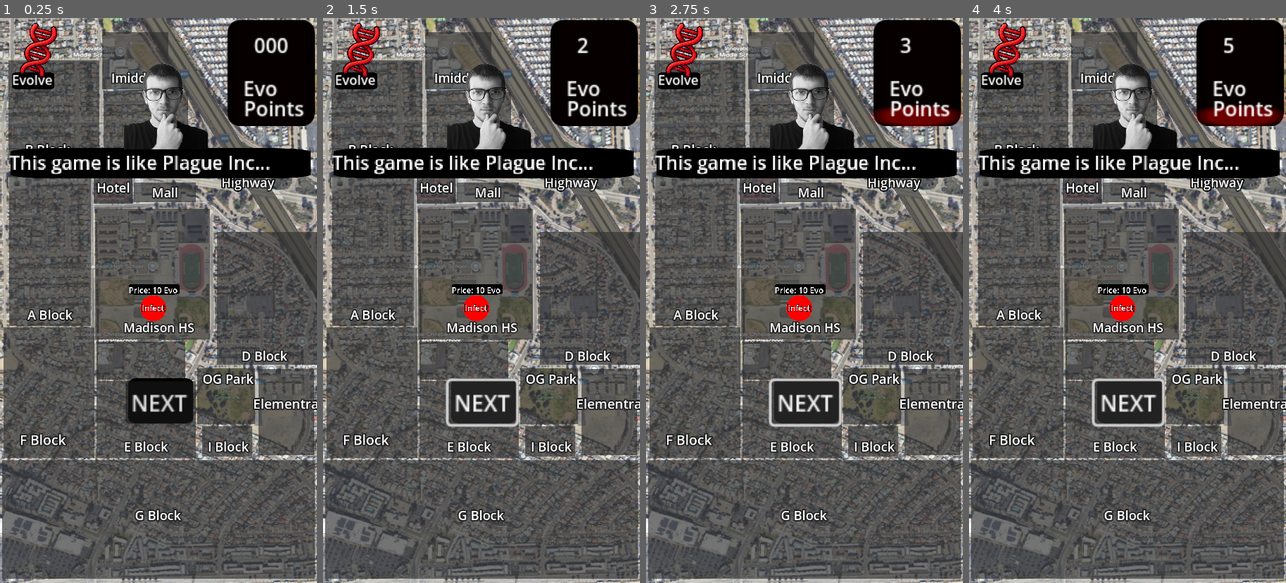
Above: before the commit, frames 1-4 (left to right).
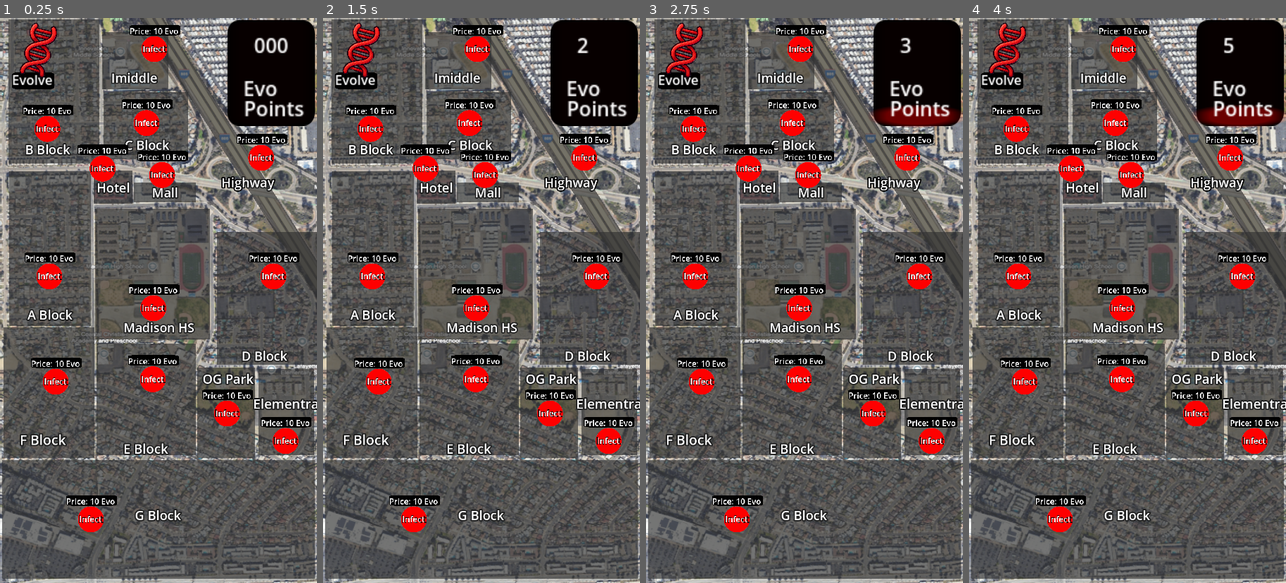
Above: after the commit, the same moments.

Repository: had2020/Slient_Killer
Game: Godot game, scene res://levels/world.tscn
The game is run twice, just before and just after one commit, with the same random seed, the same clock (stepped at 60 frames per second) and the same inputs. Sound files missing from this copy of the repository are replaced by a short silence.
Inputs (mouse positions are in pixels of both pictures, inside the frame that each line leads up to):
- Up to frame 1 (0.25 s): no input
- Up to frame 2 (1.5 s): click (475, 306) at 0.52 s; click (481, 402) at 1.25 s, where only the run before the commit has a clickable "NEXT"
- Up to frame 3 (2.75 s): click (804, 402) at 2 s, where only the run before the commit has a clickable "NEXT"
- Up to frame 4 (4 s): click (1121, 306) at 2.77 s; click (1127, 402) at 3.5 s, where only the run before the commit has a clickable "NEXT"

The runs differ from the first frame. In frame 1, 17% of the frame differs, in the area x 2-99%, y 0-91%; in frame 2, 17%; in frame 3, 17%; in frame 4, 17%.

Commit message:
Update world.tscn

Diff:
--- a/slient_killer/levels/world.tscn
+++ b/slient_killer/levels/world.tscn
@@ -117,6 +117,7 @@
 text = "      "
 
 [node name="story" type="Control" parent="Gui"]
+visible = false
 anchors_preset = 0
 offset_right = 40.0
 offset_bottom = 40.0
@@ -648,6 +649,812 @@
 scale = Vector2(0.784563, 0.161049)
 texture = ExtResource("4_712nc")
 
+[node name="A block" type="Control" parent="Gui/Zones"]
+anchors_preset = 0
+offset_left = 73.0
+offset_top = 474.0
+offset_right = 113.0
+offset_bottom = 514.0
+scale = Vector2(1.03512, 1.03512)
+
+[node name="Button" type="Button" parent="Gui/Zones/A block"]
+self_modulate = Color(1, 1, 1, 0)
+layout_mode = 0
+offset_left = -1.0
+offset_top = 24.0
+offset_right = 52.0
+offset_bottom = 55.0
+scale = Vector2(1, 1.72)
+text = "    "
+
+[node name="Reddot" type="Sprite2D" parent="Gui/Zones/A block"]
+z_index = -2
+texture_filter = 1
+position = Vector2(26, 50)
+scale = Vector2(0.168407, 0.168407)
+texture = ExtResource("10_lmpr0")
+
+[node name="Label" type="Label" parent="Gui/Zones/A block"]
+texture_filter = 1
+layout_mode = 0
+offset_left = 3.0
+offset_top = 38.0
+offset_right = 48.0
+offset_bottom = 61.0
+text = "Infect"
+
+[node name="Label2" type="Label" parent="Gui/Zones/A block"]
+modulate = Color(0, 0, 0, 1)
+z_index = -1
+texture_filter = 1
+layout_mode = 0
+offset_left = 1.0
+offset_top = 35.0
+offset_right = 46.0
+offset_bottom = 58.0
+scale = Vector2(1.12, 1.24)
+text = "Infect"
+
+[node name="cost" type="Label" parent="Gui/Zones/A block"]
+texture_filter = 1
+layout_mode = 0
+offset_left = -23.0
+offset_top = 3.0
+offset_right = 78.0
+offset_bottom = 26.0
+text = "Price: 10 Evo"
+
+[node name="Back" type="Sprite2D" parent="Gui/Zones/A block/cost"]
+modulate = Color(0, 0, 0, 1)
+z_index = -1
+position = Vector2(50, 10)
+scale = Vector2(0.784563, 0.161049)
+texture = ExtResource("4_712nc")
+
+[node name="B block" type="Control" parent="Gui/Zones"]
+anchors_preset = 0
+offset_left = 69.0
+offset_top = 173.0
+offset_right = 109.0
+offset_bottom = 213.0
+scale = Vector2(1.03512, 1.03512)
+
+[node name="Button" type="Button" parent="Gui/Zones/B block"]
+self_modulate = Color(1, 1, 1, 0)
+layout_mode = 0
+offset_left = -1.0
+offset_top = 24.0
+offset_right = 52.0
+offset_bottom = 55.0
+scale = Vector2(1, 1.72)
+text = "    "
+
+[node name="Reddot" type="Sprite2D" parent="Gui/Zones/B block"]
+z_index = -2
+texture_filter = 1
+position = Vector2(26, 50)
+scale = Vector2(0.168407, 0.168407)
+texture = ExtResource("10_lmpr0")
+
+[node name="Label" type="Label" parent="Gui/Zones/B block"]
+texture_filter = 1
+layout_mode = 0
+offset_left = 3.0
+offset_top = 38.0
+offset_right = 48.0
+offset_bottom = 61.0
+text = "Infect"
+
+[node name="Label2" type="Label" parent="Gui/Zones/B block"]
+modulate = Color(0, 0, 0, 1)
+z_index = -1
+texture_filter = 1
+layout_mode = 0
+offset_left = 1.0
+offset_top = 35.0
+offset_right = 46.0
+offset_bottom = 58.0
+scale = Vector2(1.12, 1.24)
+text = "Infect"
+
+[node name="cost" type="Label" parent="Gui/Zones/B block"]
+texture_filter = 1
+layout_mode = 0
+offset_left = -23.0
+offset_top = 3.0
+offset_right = 78.0
+offset_bottom = 26.0
+text = "Price: 10 Evo"
+
+[node name="Back" type="Sprite2D" parent="Gui/Zones/B block/cost"]
+modulate = Color(0, 0, 0, 1)
+z_index = -1
+position = Vector2(50, 10)
+scale = Vector2(0.784563, 0.161049)
+texture = ExtResource("4_712nc")
+
+[node name="C block" type="Control" parent="Gui/Zones"]
+anchors_preset = 0
+offset_left = 272.0
+offset_top = 161.0
+offset_right = 312.0
+offset_bottom = 201.0
+scale = Vector2(1.03512, 1.03512)
+
+[node name="Button" type="Button" parent="Gui/Zones/C block"]
+self_modulate = Color(1, 1, 1, 0)
+layout_mode = 0
+offset_left = -1.0
+offset_top = 24.0
+offset_right = 52.0
+offset_bottom = 55.0
+scale = Vector2(1, 1.72)
+text = "    "
+
+[node name="Reddot" type="Sprite2D" parent="Gui/Zones/C block"]
+z_index = -2
+texture_filter = 1
+position = Vector2(26, 50)
+scale = Vector2(0.168407, 0.168407)
+texture = ExtResource("10_lmpr0")
+
+[node name="Label" type="Label" parent="Gui/Zones/C block"]
+texture_filter = 1
+layout_mode = 0
+offset_left = 3.0
+offset_top = 38.0
+offset_right = 48.0
+offset_bottom = 61.0
+text = "Infect"
+
+[node name="Label2" type="Label" parent="Gui/Zones/C block"]
+modulate = Color(0, 0, 0, 1)
+z_index = -1
+texture_filter = 1
+layout_mode = 0
+offset_left = 1.0
+offset_top = 35.0
+offset_right = 46.0
+offset_bottom = 58.0
+scale = Vector2(1.12, 1.24)
+text = "Infect"
+
+[node name="cost" type="Label" parent="Gui/Zones/C block"]
+texture_filter = 1
+layout_mode = 0
+offset_left = -23.0
+offset_top = 3.0
+offset_right = 78.0
+offset_bottom = 26.0
+text = "Price: 10 Evo"
+
+[node name="Back" type="Sprite2D" parent="Gui/Zones/C block/cost"]
+modulate = Color(0, 0, 0, 1)
+z_index = -1
+position = Vector2(50, 10)
+scale = Vector2(0.784563, 0.161049)
+texture = ExtResource("4_712nc")
+
+[node name="Imiddle" type="Control" parent="Gui/Zones"]
+anchors_preset = 0
+offset_left = 288.0
+offset_top = 10.0
+offset_right = 328.0
+offset_bottom = 50.0
+scale = Vector2(1.03512, 1.03512)
+
+[node name="Button" type="Button" parent="Gui/Zones/Imiddle"]
+self_modulate = Color(1, 1, 1, 0)
+layout_mode = 0
+offset_left = -1.0
+offset_top = 24.0
+offset_right = 52.0
+offset_bottom = 55.0
+scale = Vector2(1, 1.72)
+text = "    "
+
+[node name="Reddot" type="Sprite2D" parent="Gui/Zones/Imiddle"]
+z_index = -2
+texture_filter = 1
+position = Vector2(26, 50)
+scale = Vector2(0.168407, 0.168407)
+texture = ExtResource("10_lmpr0")
+
+[node name="Label" type="Label" parent="Gui/Zones/Imiddle"]
+texture_filter = 1
+layout_mode = 0
+offset_left = 3.0
+offset_top = 38.0
+offset_right = 48.0
+offset_bottom = 61.0
+text = "Infect"
+
+[node name="Label2" type="Label" parent="Gui/Zones/Imiddle"]
+modulate = Color(0, 0, 0, 1)
+z_index = -1
+texture_filter = 1
+layout_mode = 0
+offset_left = 1.0
+offset_top = 35.0
+offset_right = 46.0
+offset_bottom = 58.0
+scale = Vector2(1.12, 1.24)
+text = "Infect"
+
+[node name="cost" type="Label" parent="Gui/Zones/Imiddle"]
+texture_filter = 1
+layout_mode = 0
+offset_left = -23.0
+offset_top = 3.0
+offset_right = 78.0
+offset_bottom = 26.0
+text = "Price: 10 Evo"
+
+[node name="Back" type="Sprite2D" parent="Gui/Zones/Imiddle/cost"]
+modulate = Color(0, 0, 0, 1)
+z_index = -1
+position = Vector2(50, 10)
+scale = Vector2(0.784563, 0.161049)
+texture = ExtResource("4_712nc")
+
+[node name="Highway" type="Control" parent="Gui/Zones"]
+anchors_preset = 0
+offset_left = 507.0
+offset_top = 232.0
+offset_right = 547.0
+offset_bottom = 272.0
+scale = Vector2(1.03512, 1.03512)
+
+[node name="Button" type="Button" parent="Gui/Zones/Highway"]
+self_modulate = Color(1, 1, 1, 0)
+layout_mode = 0
+offset_left = -1.0
+offset_top = 24.0
+offset_right = 52.0
+offset_bottom = 55.0
+scale = Vector2(1, 1.72)
+text = "    "
+
+[node name="Reddot" type="Sprite2D" parent="Gui/Zones/Highway"]
+z_index = -2
+texture_filter = 1
+position = Vector2(26, 50)
+scale = Vector2(0.168407, 0.168407)
+texture = ExtResource("10_lmpr0")
+
+[node name="Label" type="Label" parent="Gui/Zones/Highway"]
+texture_filter = 1
+layout_mode = 0
+offset_left = 3.0
+offset_top = 38.0
+offset_right = 48.0
+offset_bottom = 61.0
+text = "Infect"
+
+[node name="Label2" type="Label" parent="Gui/Zones/Highway"]
+modulate = Color(0, 0, 0, 1)
+z_index = -1
+texture_filter = 1
+layout_mode = 0
+offset_left = 1.0
+offset_top = 35.0
+offset_right = 46.0
+offset_bottom = 58.0
+scale = Vector2(1.12, 1.24)
+text = "Infect"
+
+[node name="cost" type="Label" parent="Gui/Zones/Highway"]
+texture_filter = 1
+layout_mode = 0
+offset_left = -23.0
+offset_top = 3.0
+offset_right = 78.0
+offset_bottom = 26.0
+text = "Price: 10 Evo"
+
+[node name="Back" type="Sprite2D" parent="Gui/Zones/Highway/cost"]
+modulate = Color(0, 0, 0, 1)
+z_index = -1
+position = Vector2(50, 10)
+scale = Vector2(0.784563, 0.161049)
+texture = ExtResource("4_712nc")
+
+[node name="Hotel" type="Control" parent="Gui/Zones"]
+anchors_preset = 0
+offset_left = 182.0
+offset_top = 254.0
+offset_right = 222.0
+offset_bottom = 294.0
+scale = Vector2(1.03512, 1.03512)
+
+[node name="Button" type="Button" parent="Gui/Zones/Hotel"]
+self_modulate = Color(1, 1, 1, 0)
+layout_mode = 0
+offset_left = -1.0
+offset_top = 24.0
+offset_right = 52.0
+offset_bottom = 55.0
+scale = Vector2(1, 1.72)
+text = "    "
+
+[node name="Reddot" type="Sprite2D" parent="Gui/Zones/Hotel"]
+z_index = -2
+texture_filter = 1
+position = Vector2(26, 50)
+scale = Vector2(0.168407, 0.168407)
+texture = ExtResource("10_lmpr0")
+
+[node name="Label" type="Label" parent="Gui/Zones/Hotel"]
+texture_filter = 1
+layout_mode = 0
+offset_left = 3.0
+offset_top = 38.0
+offset_right = 48.0
+offset_bottom = 61.0
+text = "Infect"
+
+[node name="Label2" type="Label" parent="Gui/Zones/Hotel"]
+modulate = Color(0, 0, 0, 1)
+z_index = -1
+texture_filter = 1
+layout_mode = 0
+offset_left = 1.0
+offset_top = 35.0
+offset_right = 46.0
+offset_bottom = 58.0
+scale = Vector2(1.12, 1.24)
+text = "Infect"
+
+[node name="cost" type="Label" parent="Gui/Zones/Hotel"]
+texture_filter = 1
+layout_mode = 0
+offset_left = -23.0
+offset_top = 3.0
+offset_right = 78.0
+offset_bottom = 26.0
+text = "Price: 10 Evo"
+
+[node name="Back" type="Sprite2D" parent="Gui/Zones/Hotel/cost"]
+modulate = Color(0, 0, 0, 1)
+z_index = -1
+position = Vector2(50, 10)
+scale = Vector2(0.784563, 0.161049)
+texture = ExtResource("4_712nc")
+
+[node name="Mall" type="Control" parent="Gui/Zones"]
+anchors_preset = 0
+offset_left = 304.0
+offset_top = 267.0
+offset_right = 344.0
+offset_bottom = 307.0
+scale = Vector2(1.03512, 1.03512)
+
+[node name="Button" type="Button" parent="Gui/Zones/Mall"]
+self_modulate = Color(1, 1, 1, 0)
+layout_mode = 0
+offset_left = -1.0
+offset_top = 24.0
+offset_right = 52.0
+offset_bottom = 55.0
+scale = Vector2(1, 1.72)
+text = "    "
+
+[node name="Reddot" type="Sprite2D" parent="Gui/Zones/Mall"]
+z_index = -2
+texture_filter = 1
+position = Vector2(26, 50)
+scale = Vector2(0.168407, 0.168407)
+texture = ExtResource("10_lmpr0")
+
+[node name="Label" type="Label" parent="Gui/Zones/Mall"]
+texture_filter = 1
+layout_mode = 0
+offset_left = 3.0
+offset_top = 38.0
+offset_right = 48.0
+offset_bottom = 61.0
+text = "Infect"
+
+[node name="Label2" type="Label" parent="Gui/Zones/Mall"]
+modulate = Color(0, 0, 0, 1)
+z_index = -1
+texture_filter = 1
+layout_mode = 0
+offset_left = 1.0
+offset_top = 35.0
+offset_right = 46.0
+offset_bottom = 58.0
+scale = Vector2(1.12, 1.24)
+text = "Infect"
+
+[node name="cost" type="Label" parent="Gui/Zones/Mall"]
+texture_filter = 1
+layout_mode = 0
+offset_left = -23.0
+offset_top = 3.0
+offset_right = 78.0
+offset_bottom = 26.0
+text = "Price: 10 Evo"
+
+[node name="Back" type="Sprite2D" parent="Gui/Zones/Mall/cost"]
+modulate = Color(0, 0, 0, 1)
+z_index = -1
+position = Vector2(50, 10)
+scale = Vector2(0.784563, 0.161049)
+texture = ExtResource("4_712nc")
+
+[node name="D block" type="Control" parent="Gui/Zones"]
+anchors_preset = 0
+offset_left = 532.0
+offset_top = 474.0
+offset_right = 572.0
+offset_bottom = 514.0
+scale = Vector2(1.03512, 1.03512)
+
+[node name="Button" type="Button" parent="Gui/Zones/D block"]
+self_modulate = Color(1, 1, 1, 0)
+layout_mode = 0
+offset_left = -1.0
+offset_top = 24.0
+offset_right = 52.0
+offset_bottom = 55.0
+scale = Vector2(1, 1.72)
+text = "    "
+
+[node name="Reddot" type="Sprite2D" parent="Gui/Zones/D block"]
+z_index = -2
+texture_filter = 1
+position = Vector2(26, 50)
+scale = Vector2(0.168407, 0.168407)
+texture = ExtResource("10_lmpr0")
+
+[node name="Label" type="Label" parent="Gui/Zones/D block"]
+texture_filter = 1
+layout_mode = 0
+offset_left = 3.0
+offset_top = 38.0
+offset_right = 48.0
+offset_bottom = 61.0
+text = "Infect"
+
+[node name="Label2" type="Label" parent="Gui/Zones/D block"]
+modulate = Color(0, 0, 0, 1)
+z_index = -1
+texture_filter = 1
+layout_mode = 0
+offset_left = 1.0
+offset_top = 35.0
+offset_right = 46.0
+offset_bottom = 58.0
+scale = Vector2(1.12, 1.24)
+text = "Infect"
+
+[node name="cost" type="Label" parent="Gui/Zones/D block"]
+texture_filter = 1
+layout_mode = 0
+offset_left = -23.0
+offset_top = 3.0
+offset_right = 78.0
+offset_bottom = 26.0
+text = "Price: 10 Evo"
+
+[node name="Back" type="Sprite2D" parent="Gui/Zones/D block/cost"]
+modulate = Color(0, 0, 0, 1)
+z_index = -1
+position = Vector2(50, 10)
+scale = Vector2(0.784563, 0.161049)
+texture = ExtResource("4_712nc")
+
+[node name="E block" type="Control" parent="Gui/Zones"]
+anchors_preset = 0
+offset_left = 285.0
+offset_top = 684.0
+offset_right = 325.0
+offset_bottom = 724.0
+scale = Vector2(1.03512, 1.03512)
+
+[node name="Button" type="Button" parent="Gui/Zones/E block"]
+self_modulate = Color(1, 1, 1, 0)
+layout_mode = 0
+offset_left = -1.0
+offset_top = 24.0
+offset_right = 52.0
+offset_bottom = 55.0
+scale = Vector2(1, 1.72)
+text = "    "
+
+[node name="Reddot" type="Sprite2D" parent="Gui/Zones/E block"]
+z_index = -2
+texture_filter = 1
+position = Vector2(26, 50)
+scale = Vector2(0.168407, 0.168407)
+texture = ExtResource("10_lmpr0")
+
+[node name="Label" type="Label" parent="Gui/Zones/E block"]
+texture_filter = 1
+layout_mode = 0
+offset_left = 3.0
+offset_top = 38.0
+offset_right = 48.0
+offset_bottom = 61.0
+text = "Infect"
+
+[node name="Label2" type="Label" parent="Gui/Zones/E block"]
+modulate = Color(0, 0, 0, 1)
+z_index = -1
+texture_filter = 1
+layout_mode = 0
+offset_left = 1.0
+offset_top = 35.0
+offset_right = 46.0
+offset_bottom = 58.0
+scale = Vector2(1.12, 1.24)
+text = "Infect"
+
+[node name="cost" type="Label" parent="Gui/Zones/E block"]
+texture_filter = 1
+layout_mode = 0
+offset_left = -23.0
+offset_top = 3.0
+offset_right = 78.0
+offset_bottom = 26.0
+text = "Price: 10 Evo"
+
+[node name="Back" type="Sprite2D" parent="Gui/Zones/E block/cost"]
+modulate = Color(0, 0, 0, 1)
+z_index = -1
+position = Vector2(50, 10)
+scale = Vector2(0.784563, 0.161049)
+texture = ExtResource("4_712nc")
+
+[node name="F Block" type="Control" parent="Gui/Zones"]
+anchors_preset = 0
+offset_left = 86.0
+offset_top = 689.0
+offset_right = 126.0
+offset_bottom = 729.0
+scale = Vector2(1.03512, 1.03512)
+
+[node name="Button" type="Button" parent="Gui/Zones/F Block"]
+self_modulate = Color(1, 1, 1, 0)
+layout_mode = 0
+offset_left = -1.0
+offset_top = 24.0
+offset_right = 52.0
+offset_bottom = 55.0
+scale = Vector2(1, 1.72)
+text = "    "
+
+[node name="Reddot" type="Sprite2D" parent="Gui/Zones/F Block"]
+z_index = -2
+texture_filter = 1
+position = Vector2(26, 50)
+scale = Vector2(0.168407, 0.168407)
+texture = ExtResource("10_lmpr0")
+
+[node name="Label" type="Label" parent="Gui/Zones/F Block"]
+texture_filter = 1
+layout_mode = 0
+offset_left = 3.0
+offset_top = 38.0
+offset_right = 48.0
+offset_bottom = 61.0
+text = "Infect"
+
+[node name="Label2" type="Label" parent="Gui/Zones/F Block"]
+modulate = Color(0, 0, 0, 1)
+z_index = -1
+texture_filter = 1
+layout_mode = 0
+offset_left = 1.0
+offset_top = 35.0
+offset_right = 46.0
+offset_bottom = 58.0
+scale = Vector2(1.12, 1.24)
+text = "Infect"
+
+[node name="cost" type="Label" parent="Gui/Zones/F Block"]
+texture_filter = 1
+layout_mode = 0
+offset_left = -23.0
+offset_top = 3.0
+offset_right = 78.0
+offset_bottom = 26.0
+text = "Price: 10 Evo"
+
+[node name="Back" type="Sprite2D" parent="Gui/Zones/F Block/cost"]
+modulate = Color(0, 0, 0, 1)
+z_index = -1
+position = Vector2(50, 10)
+scale = Vector2(0.784563, 0.161049)
+texture = ExtResource("4_712nc")
+
+[node name="G block" type="Control" parent="Gui/Zones"]
+anchors_preset = 0
+offset_left = 158.0
+offset_top = 970.0
+offset_right = 198.0
+offset_bottom = 1010.0
+scale = Vector2(1.03512, 1.03512)
+
+[node name="Button" type="Button" parent="Gui/Zones/G block"]
+self_modulate = Color(1, 1, 1, 0)
+layout_mode = 0
+offset_left = -1.0
+offset_top = 24.0
+offset_right = 52.0
+offset_bottom = 55.0
+scale = Vector2(1, 1.72)
+text = "    "
+
+[node name="Reddot" type="Sprite2D" parent="Gui/Zones/G block"]
+z_index = -2
+texture_filter = 1
+position = Vector2(26, 50)
+scale = Vector2(0.168407, 0.168407)
+texture = ExtResource("10_lmpr0")
+
+[node name="Label" type="Label" parent="Gui/Zones/G block"]
+texture_filter = 1
+layout_mode = 0
+offset_left = 3.0
+offset_top = 38.0
+offset_right = 48.0
+offset_bottom = 61.0
+text = "Infect"
+
+[node name="Label2" type="Label" parent="Gui/Zones/G block"]
+modulate = Color(0, 0, 0, 1)
+z_index = -1
+texture_filter = 1
+layout_mode = 0
+offset_left = 1.0
+offset_top = 35.0
+offset_right = 46.0
+offset_bottom = 58.0
+scale = Vector2(1.12, 1.24)
+text = "Infect"
+
+[node name="cost" type="Label" parent="Gui/Zones/G block"]
+texture_filter = 1
+layout_mode = 0
+offset_left = -23.0
+offset_top = 3.0
+offset_right = 78.0
+offset_bottom = 26.0
+text = "Price: 10 Evo"
+
+[node name="Back" type="Sprite2D" parent="Gui/Zones/G block/cost"]
+modulate = Color(0, 0, 0, 1)
+z_index = -1
+position = Vector2(50, 10)
+scale = Vector2(0.784563, 0.161049)
+texture = ExtResource("4_712nc")
+
+[node name="Park" type="Control" parent="Gui/Zones"]
+anchors_preset = 0
+offset_left = 437.0
+offset_top = 754.0
+offset_right = 477.0
+offset_bottom = 794.0
+scale = Vector2(1.03512, 1.03512)
+
+[node name="Button" type="Button" parent="Gui/Zones/Park"]
+self_modulate = Color(1, 1, 1, 0)
+layout_mode = 0
+offset_left = -1.0
+offset_top = 24.0
+offset_right = 52.0
+offset_bottom = 55.0
+scale = Vector2(1, 1.72)
+text = "    "
+
+[node name="Reddot" type="Sprite2D" parent="Gui/Zones/Park"]
+z_index = -2
+texture_filter = 1
+position = Vector2(26, 50)
+scale = Vector2(0.168407, 0.168407)
+texture = ExtResource("10_lmpr0")
+
+[node name="Label" type="Label" parent="Gui/Zones/Park"]
+texture_filter = 1
+layout_mode = 0
+offset_left = 3.0
+offset_top = 38.0
+offset_right = 48.0
+offset_bottom = 61.0
+text = "Infect"
+
+[node name="Label2" type="Label" parent="Gui/Zones/Park"]
+modulate = Color(0, 0, 0, 1)
+z_index = -1
+texture_filter = 1
+layout_mode = 0
+offset_left = 1.0
+offset_top = 35.0
+offset_right = 46.0
+offset_bottom = 58.0
+scale = Vector2(1.12, 1.24)
+text = "Infect"
+
+[node name="cost" type="Label" parent="Gui/Zones/Park"]
+texture_filter = 1
+layout_mode = 0
+offset_left = -23.0
+offset_top = 3.0
+offset_right = 78.0
+offset_bottom = 26.0
+text = "Price: 10 Evo"
+
+[node name="Back" type="Sprite2D" parent="Gui/Zones/Park/cost"]
+modulate = Color(0, 0, 0, 1)
+z_index = -1
+position = Vector2(50, 10)
+scale = Vector2(0.784563, 0.161049)
+texture = ExtResource("4_712nc")
+
+[node name="Park2" type="Control" parent="Gui/Zones"]
+anchors_preset = 0
+offset_left = 557.0
+offset_top = 810.0
+offset_right = 597.0
+offset_bottom = 850.0
+scale = Vector2(1.03512, 1.03512)
+
+[node name="Button" type="Button" parent="Gui/Zones/Park2"]
+self_modulate = Color(1, 1, 1, 0)
+layout_mode = 0
+offset_left = -1.0
+offset_top = 24.0
+offset_right = 52.0
+offset_bottom = 55.0
+scale = Vector2(1, 1.72)
+text = "    "
+
+[node name="Reddot" type="Sprite2D" parent="Gui/Zones/Park2"]
+z_index = -2
+texture_filter = 1
+position = Vector2(26, 50)
+scale = Vector2(0.168407, 0.168407)
+texture = ExtResource("10_lmpr0")
+
+[node name="Label" type="Label" parent="Gui/Zones/Park2"]
+texture_filter = 1
+layout_mode = 0
+offset_left = 3.0
+offset_top = 38.0
+offset_right = 48.0
+offset_bottom = 61.0
+text = "Infect"
+
+[node name="Label2" type="Label" parent="Gui/Zones/Park2"]
+modulate = Color(0, 0, 0, 1)
+z_index = -1
+texture_filter = 1
+layout_mode = 0
+offset_left = 1.0
+offset_top = 35.0
+offset_right = 46.0
+offset_bottom = 58.0
+scale = Vector2(1.12, 1.24)
+text = "Infect"
+
+[node name="cost" type="Label" parent="Gui/Zones/Park2"]
+texture_filter = 1
+layout_mode = 0
+offset_left = -23.0
+offset_top = 3.0
+offset_right = 78.0
+offset_bottom = 26.0
+text = "Price: 10 Evo"
+
+[node name="Back" type="Sprite2D" parent="Gui/Zones/Park2/cost"]
+modulate = Color(0, 0, 0, 1)
+z_index = -1
+position = Vector2(50, 10)
+scale = Vector2(0.784563, 0.161049)
+texture = ExtResource("4_712nc")
+
 [node name="zones" type="Node3D" parent="."]
 
 [node name="Madison" type="Node3D" parent="zones"]
@@ -668,7 +1475,7 @@
 skeleton = NodePath("../..")
 
 [node name="B_Block" type="Node3D" parent="zones"]
-transform = Transform3D(0.788675, 0, 0, 0, 1, 0, 0, 0, 0.785471, -25.9058, 0, -43.207)
+transform = Transform3D(0.788675, 0, 0, 0, 1, 0, 0, 0, 1.0962, -25.9058, 0, -46.4096)
 
 [node name="MeshInstance3D" type="MeshInstance3D" parent="zones/B_Block"]
 transform = Transform3D(14.8932, 0, 0, 0, 1, 0, 0, 0, 16.9149, -1.65443, 0, -6.88265)
@@ -703,17 +1510,8 @@
 mesh = SubResource("PlaneMesh_lmpr0")
 skeleton = NodePath("../..")
 
-[node name="Academy" type="Node3D" parent="zones"]
-transform = Transform3D(0.487498, 0, 0, 0, 1, 0, 0, 0, 0.481987, -8.02537, 0, 16.0304)
-
-[node name="MeshInstance3D" type="MeshInstance3D" parent="zones/Academy"]
-transform = Transform3D(23.5564, 0, 0, 0, 1, 0, 0, 0, 10.2225, 6.85148, 0, -1.40767)
-material_override = ExtResource("11_re8x6")
-mesh = SubResource("PlaneMesh_lmpr0")
-skeleton = NodePath("../..")
-
 [node name="Park" type="Node3D" parent="zones"]
-transform = Transform3D(0.316959, 0, 0, 0, 1, 0, 0, 0, 0.706521, 15.2259, 0, 25.5922)
+transform = Transform3D(0.316959, 0, 0, 0, 1, 0, 0, 0, 1.14425, 15.2259, 0, 30.4975)
 
 [node name="MeshInstance3D" type="MeshInstance3D" parent="zones/Park"]
 transform = Transform3D(23.5564, 0, 0, 0, 1, 0, 0, 0, 10.2225, 6.85148, 0, -1.40767)
@@ -740,7 +1538,7 @@
 skeleton = NodePath("../..")
 
 [node name="E_Block" type="Node3D" parent="zones"]
-transform = Transform3D(0.542445, 0, 0, 0, 1, 0, 0, 0, 0.964885, -6.98305, 0, 31.9914)
+transform = Transform3D(0.542445, 0, 0, 0, 1, 0, 0, 0, 1.40372, -6.98305, 0, 27.3638)
 
 [node name="MeshInstance3D" type="MeshInstance3D" parent="zones/E_Block"]
 transform = Transform3D(23.5564, 0, 0, 0, 1, 0, 0, 0, 10.2225, 6.85148, 0, -1.40767)
@@ -757,15 +1555,6 @@
 mesh = SubResource("PlaneMesh_lmpr0")
 skeleton = NodePath("../..")
 
-[node name="I_Block" type="Node3D" parent="zones"]
-transform = Transform3D(0.275103, 0, 0, 0, 1, 0, 0, 0, 0.383224, 15.7173, 0, 36.8248)
-
-[node name="MeshInstance3D" type="MeshInstance3D" parent="zones/I_Block"]
-transform = Transform3D(23.5564, 0, 0, 0, 1, 0, 0, 0, 10.2225, 6.85148, 0, -1.40767)
-material_override = ExtResource("11_re8x6")
-mesh = SubResource("PlaneMesh_lmpr0")
-skeleton = NodePath("../..")
-
 [node name="Highway" type="Node3D" parent="zones"]
 transform = Transform3D(1.12338, 0, -0.211034, 0, 1, 0, 1.76716, 0, 0.134154, 14.2947, 0.393978, -46.3377)
 
@@ -836,12 +1625,8 @@
 text = "F Block"
 
 [node name="Label3D11" type="Label3D" parent="Zone_names"]
-transform = Transform3D(20, 0, 0, 0, -8.74229e-07, 20, 0, -20, -8.74229e-07, -3.24761, 3.13014, 36.3108)
+transform = Transform3D(20, 0, 0, 0, -8.74229e-07, 20, 0, -20, -8.74229e-07, -3.24761, 4.46906, 36.3108)
 text = "E Block"
-
-[node name="Label3D12" type="Label3D" parent="Zone_names"]
-transform = Transform3D(20, 0, 0, 0, -8.74229e-07, 20, 0, -20, -8.74229e-07, 17.3186, 3.13014, 36.3108)
-text = "I Block"
 
 [node name="Label3D13" type="Label3D" parent="Zone_names"]
 transform = Transform3D(20, 0, 0, 0, -8.74229e-07, 20, 0, -20, -8.74229e-07, 31.7992, 5.52282, 24.9855)
